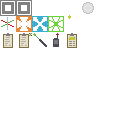
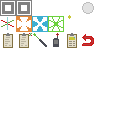
The second 128 × 128 image is a revision of the first. Changes to its layers:
painted on "Background" over (82, 34, 94, 46)
